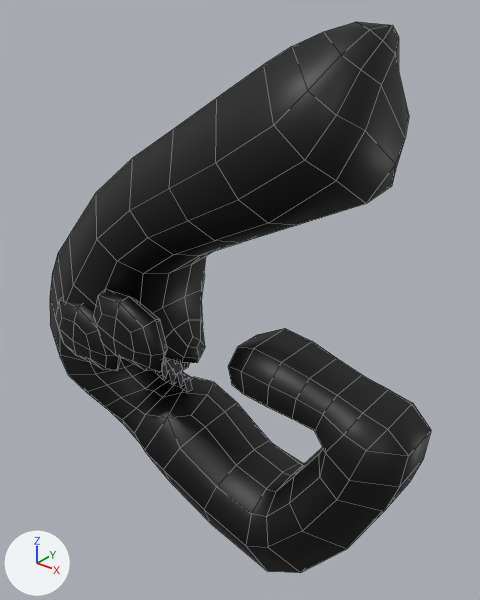
The FBX model Assets/Model/ModelCharacter/G_Rig.fbx: old version first, new version second.
Both versions are drawn from a camera (50 mm lens) standing at (1.47, -1.65, 2.12) and looking at (0.07, 0.09, 1.04). Lighting does not change. The marker at lower left points along +X, +Y and +Z. Mesh edges are drawn as thin lines. Where no turn or scale is listed for an object, it has been applied to the vertices.

The first picture shows 'g.001'.
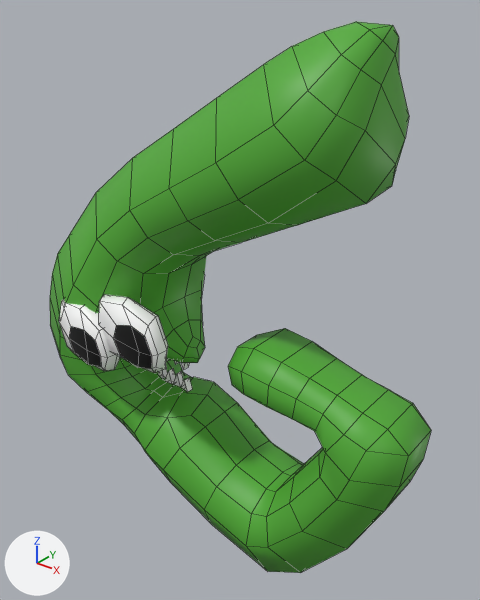
Pixel boxes (x1, y1, x2, y2) of what changed, in the pictures (480 x 600 px):
'g.001', surface changed, reshaped (black to green)
    both: (50, 22, 431, 573)
part 1 of me_mesh_033, built on
    before: (56, 289, 168, 372)
    after: (59, 294, 168, 373)

The edits, one by one:
Picture 'A-K_collab_tex.png' (img_a_k_collab_tex_png) is new.
Material 'Material' (mat_material) changes its picture from img_1_png to img_a_k_collab_tex_png.
me_mesh_033 is used by ob_g_001; location (0.0, 0.0, 0.0).
me_mesh_033 had 472 vertices, 448 faces and spanned x -0.85..0.85, y -0.32..0.34, z 0.01..2.02.
me_mesh_033 now has 528 vertices, 482 faces and spans x -0.85..0.85, y -0.32..0.34, z 0.01..2.02.
Part 1, on me_mesh_033:
9 vertices in x -0.56..-0.16, y -0.29..-0.2, z 0.8..1.1 move by (0.01, 0.0, 0.0).
4 vertices in x -0.35..-0.19, y -0.31..-0.27, z 0.81..0.93 move by (0.06, 0.0, -0.01).
3 vertices in x -0.29..-0.24, y -0.24..-0.2, z 1.01..1.1 move by (-0.01, 0.0, -0.02).
41 vertices move from x -0.51..0.01, y -0.32..-0.19, z 0.77..1.09 to x -0.45..0.03, y -0.32..-0.19, z 0.76..1.08.
40 vertices are added at x -0.62..-0.07, y -0.11..0.03, z 0.86..1.3.
9 new vertices lie (0.05, 0.0, 0.05) away from vertices in x -0.62..-0.29, y -0.11..0.03, z 0.86..1.23.
7 new vertices lie (0.05, 0.0, -0.05) away from vertices in x -0.62..-0.11, y -0.11..0.03, z 0.92..1.29.
34 new faces join them.
